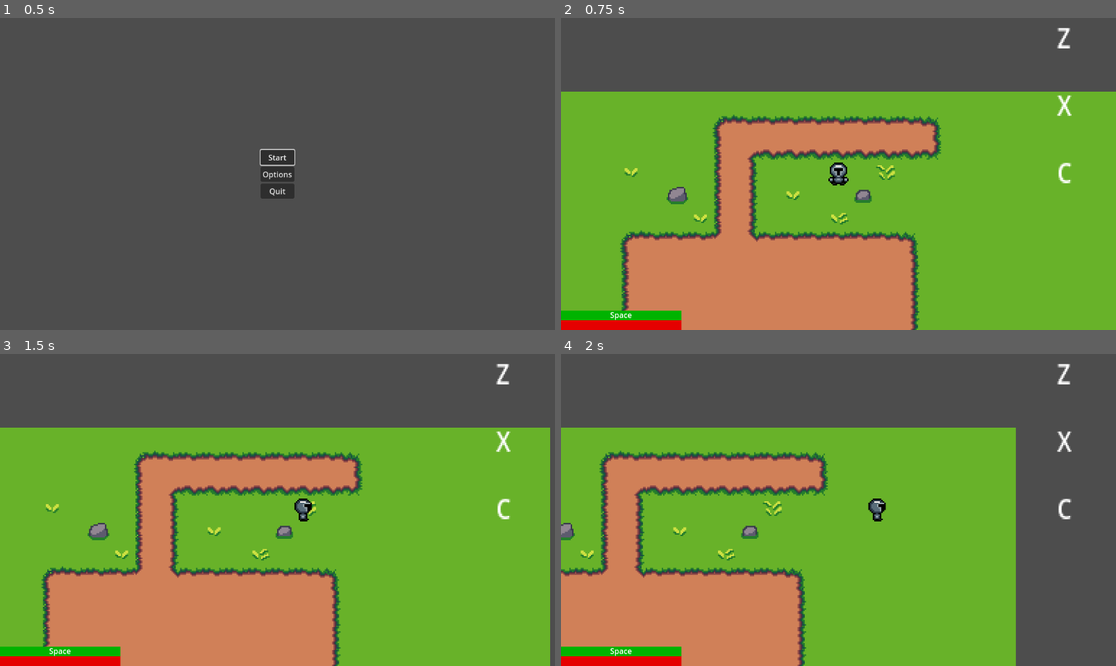
Above: before the commit, frames 1-4 (two rows, left to right).
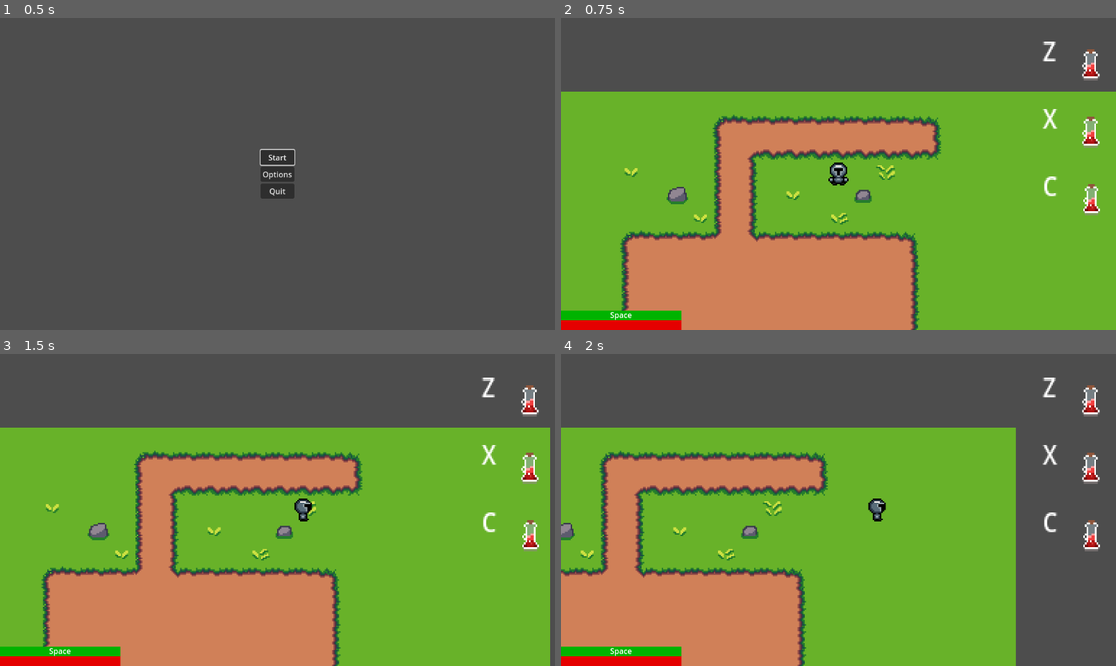
Above: after the commit, the same moments.

Repository: boothe0/CS386GodotProject
Game: Godot game, scene res://scenes/title_screen.tscn
Two runs of this game, one before a commit and one after it. Both use one fixed random seed, a clock stepped at 60 frames per second and the inputs below.
Inputs (mouse positions are in pixels of both pictures, inside the frame that each line leads up to):
- Up to frame 1 (0.5 s): no input
- Up to frame 2 (0.75 s): click "Start" at 0.5 s
- Up to frame 3 (1.5 s): move the mouse to (399, 494) at 1.27 s; hold D (move_right) from 1.28 s (still down); tap F (use_potion) at 1.35 s
- Up to frame 4 (2 s): keep holding D (move_right)

Frame 1 is identical in both runs. In frame 2, 1.2% of the frame differs, in the area x 86-98%, y 3-64%; in frame 3, 1.2%; in frame 4, 1.2%.

Commit message:
refactored consumable containers

Diff:
--- a/cs386gameproject/project.godot
+++ b/cs386gameproject/project.godot
@@ -66,6 +66,21 @@
 "events": [Object(InputEventMouseButton,"resource_local_to_scene":false,"resource_name":"","device":-1,"window_id":0,"a …(256 unchanged characters)…
 ]
 }
+use_potion_1={
+"deadzone": 0.5,
+"events": [Object(InputEventKey,"resource_local_to_scene":false,"resource_name":"","device":-1,"window_id":0,"alt_pressed":false,"shift_pressed":false,"ctrl_pressed":false,"meta_pressed":false,"pressed":false,"keycode":0,"physical_keycode":90,"key_label":0,"unicode":122,"location":0,"echo":false,"script":null)
+]
+}
+use_potion_2={
+"deadzone": 0.5,
+"events": [Object(InputEventKey,"resource_local_to_scene":false,"resource_name":"","device":-1,"window_id":0,"alt_pressed":false,"shift_pressed":false,"ctrl_pressed":false,"meta_pressed":false,"pressed":false,"keycode":0,"physical_keycode":88,"key_label":0,"unicode":120,"location":0,"echo":false,"script":null)
+]
+}
+use_potion_3={
+"deadzone": 0.5,
+"events": [Object(InputEventKey,"resource_local_to_scene":false,"resource_name":"","device":-1,"window_id":0,"alt_pressed":false,"shift_pressed":false,"ctrl_pressed":false,"meta_pressed":false,"pressed":false,"keycode":0,"physical_keycode":67,"key_label":0,"unicode":99,"location":0,"echo":false,"script":null)
+]
+}
 
 [layer_names]
 
--- a/cs386gameproject/scenes/consumables/heal_potion.tscn
+++ b/cs386gameproject/scenes/consumables/heal_potion.tscn
@@ -1,28 +1,26 @@
-[gd_scene load_steps=3 format=3 uid="uid://budqavbvpbwwl"]
+[gd_scene load_steps=3 format=3 uid="uid://c63dsnmtidj3h"]
 
-[ext_resource type="Texture2D" uid="uid://b1mrlmd7s1w8u" path="res://assets/VariPixels PotionsPack 02112022 Update/PotionsPack1.png" id="1_55lod"]
+[ext_resource type="Texture2D" uid="uid://b1mrlmd7s1w8u" path="res://assets/VariPixels PotionsPack 02112022 Update/PotionsPack1.png" id="1_mk4gw"]
 
 [sub_resource type="AtlasTexture" id="AtlasTexture_jq3k8"]
-atlas = ExtResource("1_55lod")
+atlas = ExtResource("1_mk4gw")
 region = Rect2(0, 0, 30, 30)
 
-[node name="HealPotion" type="Control"]
-layout_mode = 3
-anchors_preset = 15
-anchor_right = 1.0
-anchor_bottom = 1.0
+[node name="ConsumableSlot1" type="TextureRect"]
+clip_contents = true
+anchors_preset = 8
+anchor_left = 0.5
+anchor_top = 0.5
+anchor_right = 0.5
+anchor_bottom = 0.5
+offset_left = -15.0
+offset_top = -15.0
+offset_right = 15.0
+offset_bottom = 15.0
 grow_horizontal = 2
 grow_vertical = 2
-
-[node name="ConsumableSlot1" type="TextureRect" parent="."]
-clip_contents = true
-layout_mode = 1
-anchors_preset = 1
-anchor_left = 1.0
-anchor_right = 1.0
-offset_left = -1152.0
-offset_right = -1112.0
-offset_bottom = 40.0
-grow_horizontal = 0
 scale = Vector2(3, 3.48)
+size_flags_horizontal = 3
+size_flags_vertical = 3
 texture = SubResource("AtlasTexture_jq3k8")
+metadata/_edit_use_anchors_ = true
--- a/cs386gameproject/scenes/main_scene.tscn
+++ b/cs386gameproject/scenes/main_scene.tscn
@@ -1,10 +1,11 @@
-[gd_scene load_steps=12 format=4 uid="uid://duvy8pdxnjdmo"]
+[gd_scene load_steps=13 format=4 uid="uid://duvy8pdxnjdmo"]
 
 [ext_resource type="PackedScene" uid="uid://cmxv3umec3ewx" path="res://scenes/player.tscn" id="1_6hm0t"]
 [ext_resource type="Script" path="res://scripts/main_scene.gd" id="1_l6k43"]
 [ext_resource type="Texture2D" uid="uid://b1blnn5c1g4b6" path="res://assets/16x16 Magical Forest Asset Pack/Tiles/Forest Tile.png" id="2_psmqu"]
 [ext_resource type="Script" path="res://scripts/stamina_bar.gd" id="4_2cfse"]
 [ext_resource type="Script" path="res://scripts/health_bar.gd" id="4_d7btm"]
+[ext_resource type="PackedScene" uid="uid://c63dsnmtidj3h" path="res://scenes/consumables/heal_potion.tscn" id="6_qx2dl"]
 
 [sub_resource type="TileSetAtlasSource" id="TileSetAtlasSource_df4cm"]
 texture = ExtResource("2_psmqu")
@@ -120,37 +121,63 @@
 value = 10.0
 show_percentage = false
 script = ExtResource("4_d7btm")
+metadata/_edit_use_anchors_ = true
 
-[node name="Container" type="Container" parent="PlayerUI"]
-offset_left = 1030.0
-offset_right = 1070.0
+[node name="Consumable_1" type="HBoxContainer" parent="PlayerUI"]
+anchors_preset = 1
+anchor_left = 1.0
+anchor_right = 1.0
+offset_left = -152.0
+offset_right = -102.0
 offset_bottom = 40.0
+grow_horizontal = 0
 scale = Vector2(3, 3.48)
 
-[node name="Label" type="Label" parent="PlayerUI/Container"]
+[node name="Label" type="Label" parent="PlayerUI/Consumable_1"]
 layout_mode = 2
 text = "Z"
 
-[node name="Container2" type="Container" parent="PlayerUI"]
-offset_left = 1030.0
+[node name="ConsumableSlot1" parent="PlayerUI/Consumable_1" instance=ExtResource("6_qx2dl")]
+layout_mode = 2
+
+[node name="Consumable_2" type="HBoxContainer" parent="PlayerUI"]
+anchors_preset = 1
+anchor_left = 1.0
+anchor_right = 1.0
+offset_left = -152.0
 offset_top = 140.0
-offset_right = 1070.0
+offset_right = -102.0
 offset_bottom = 180.0
+grow_horizontal = 0
+scale = Vector2(3, 3.48)
+size_flags_horizontal = 4
+size_flags_vertical = 4
+
+[node name="Label" type="Label" parent="PlayerUI/Consumable_2"]
+layout_mode = 2
+text = "X
+"
+
+[node name="ConsumableSlot1" parent="PlayerUI/Consumable_2" instance=ExtResource("6_qx2dl")]
+layout_mode = 2
+
+[node name="Consumable_3" type="HBoxContainer" parent="PlayerUI"]
+anchors_preset = 1
+anchor_left = 1.0
+anchor_right = 1.0
+offset_left = -152.0
+offset_top = 280.0
+offset_right = -102.0
+offset_bottom = 320.0
+grow_horizontal = 0
 scale = Vector2(3, 3.48)
 
-[node name="Label" type="Label" parent="PlayerUI/Container2"]
+[node name="Label" type="Label" parent="PlayerUI/Consumable_3"]
 layout_mode = 2
-text = "X"
+text = "C
+"
 
-[node name="Container3" type="Container" parent="PlayerUI"]
-offset_left = 1030.0
-offset_top = 280.0
-offset_right = 1070.0
-offset_bottom = 320.0
-scale = Vector2(3, 3.48)
-
-[node name="Label" type="Label" parent="PlayerUI/Container3"]
+[node name="ConsumableSlot1" parent="PlayerUI/Consumable_3" instance=ExtResource("6_qx2dl")]
 layout_mode = 2
-text = "C"
 
 [node name="SpawnTimer" type="Timer" parent="."]
